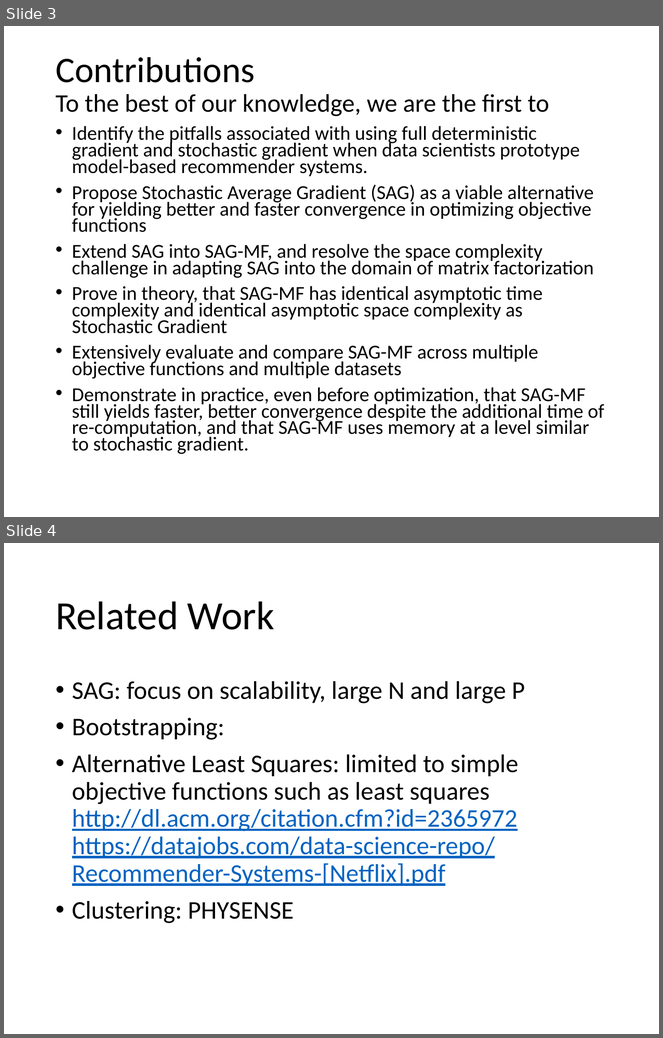
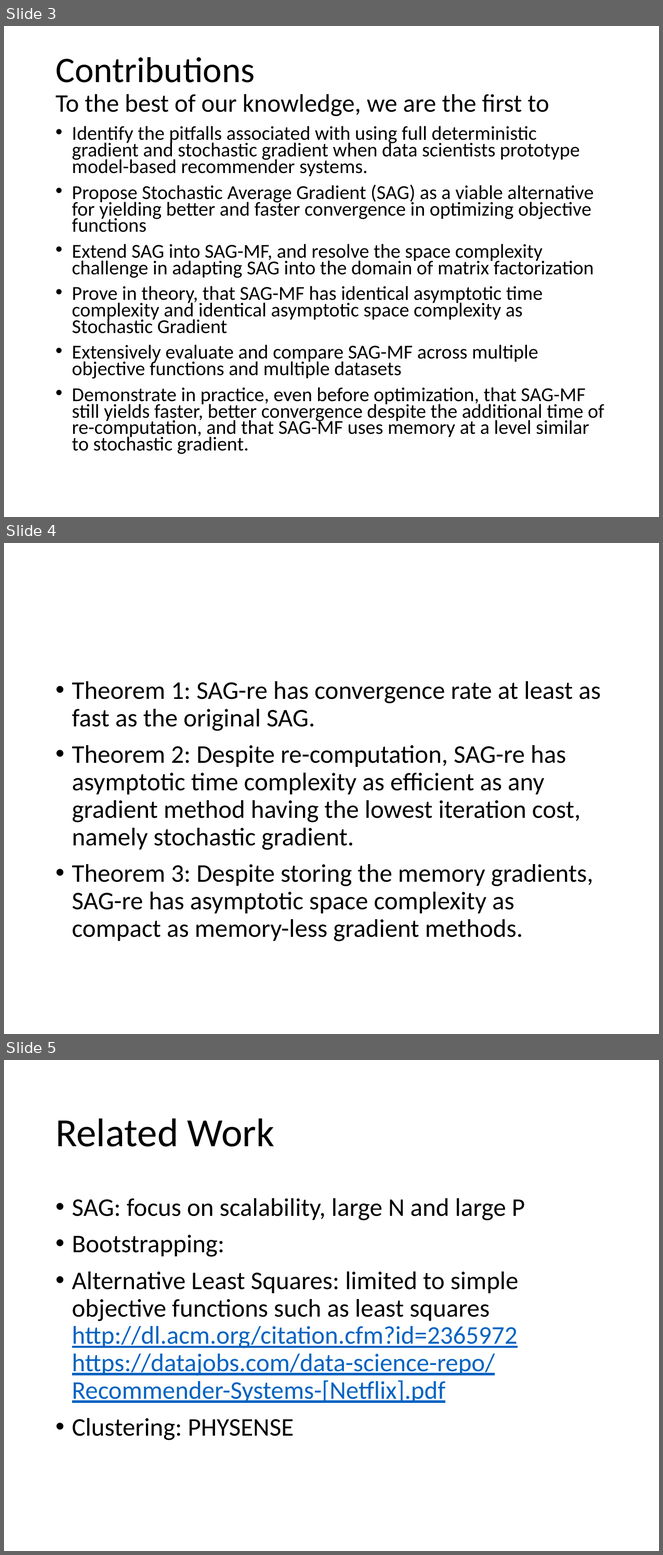
Before and after one commit to jamestklo/MatrixFactorizationMatlab, a slide deck: cs534L-SAGmfP.pptx. Shown one above the other, each under a label of ours: slides 3 and 4 before the commit, slides 3, 4 and 5 after it. The pictures are 663x1038 and 663x1555 pixels, drawn with LibreOffice and Linux fonts; fonts in the diff are those of the drawing. Boxes give left, top, right and bottom in pixels: in the first picture for what was removed or moved away, otherwise in the second. Text is boxed around its words. In the diff, an @@ line names an element or a change of style, - is before the commit and + after.

Commit message:
added theorems to paper

```diff
--- a/cs534L-SAGmfP.pptx
+++ b/cs534L-SAGmfP.pptx
@@ slide 4 added at <box>4,543,659,1034</box>, background #FFFFFF @@
@@ text added at <box>72,681,601,942</box>, 28 pt, text #000000 @@
+• Theorem 1: SAG-re has convergence rate at least as fast as the original SAG.
+• Theorem 2: Despite re-computation, SAG-re has asymptotic time complexity as efficient as any gradient method having the lowest iteration cost, namely stochastic gradient.
+• Theorem 3: Despite storing the memory gradients, SAG-re has asymptotic space complexity as compact as memory-less gradient methods.
@@ what was slide 4 is now slide 5 @@
```
Also in this commit, not shown: 1 other file.
